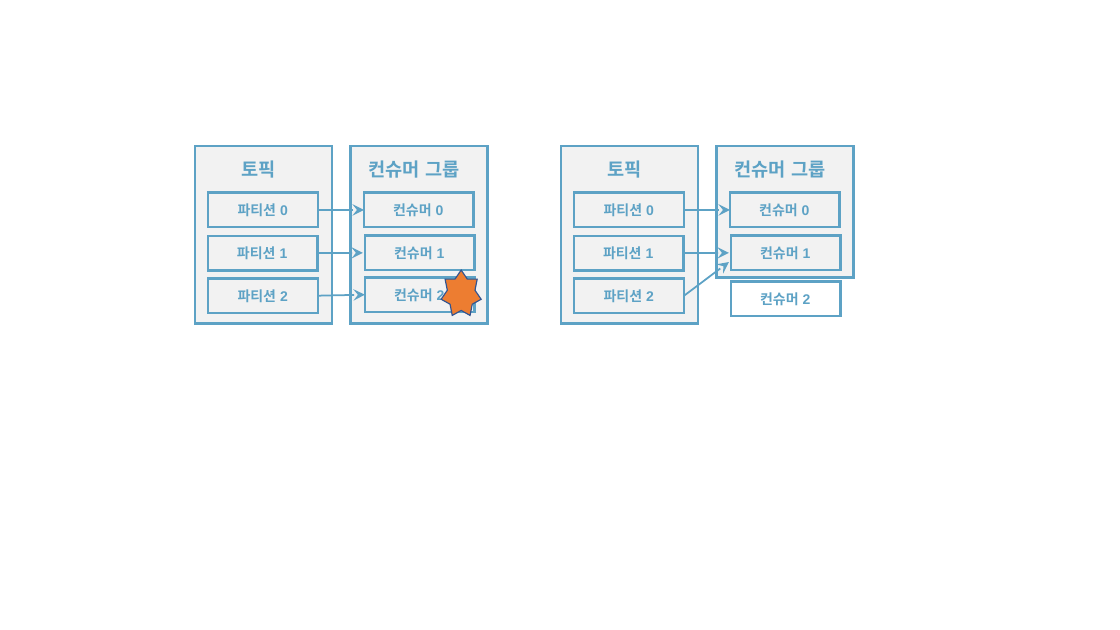
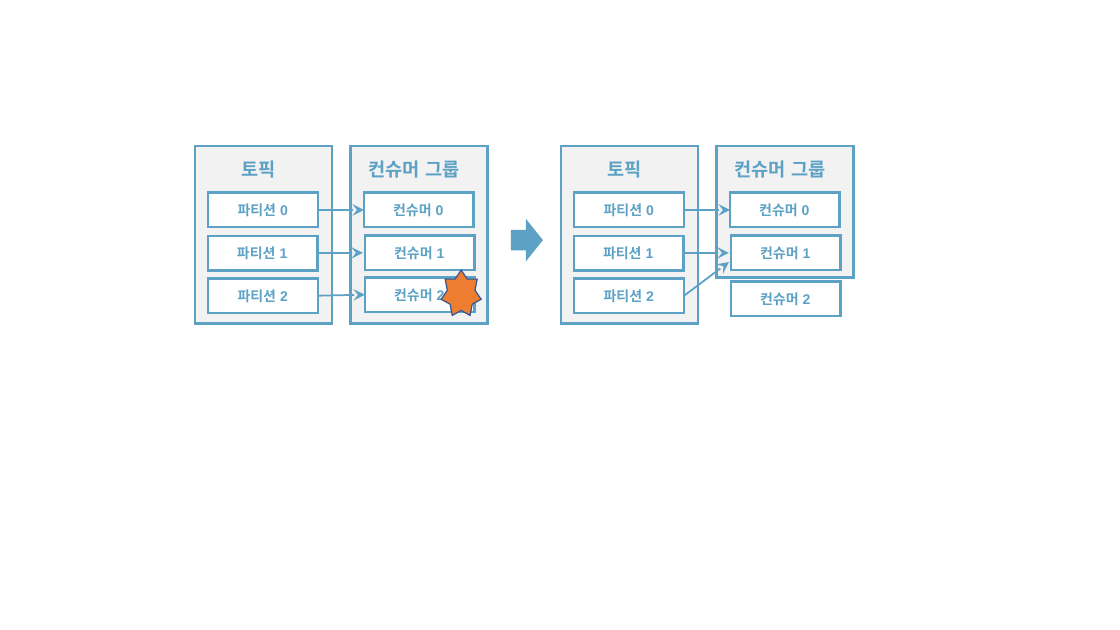
Before and after one commit to rudaks-han/book-summary, a slide deck: slide 18 of 아파치카프카_with자바/ref/프레젠테이션1.pptx. Drawn at 1120x630 pixels with LibreOffice and Linux fonts; fonts in the diff are those of the drawing. Boxes give left, top, right and bottom in pixels: in the first picture for what was removed or moved away, otherwise in the second. Text is boxed around its words. In the diff, an @@ line names an element or a change of style, - is before the commit and + after.

```diff
--- a/아파치카프카_with자바/ref/프레젠테이션1.pptx
+++ b/아파치카프카_with자바/ref/프레젠테이션1.pptx
@@ right arrow added at (x1=512, y1=221, x2=542, y2=259), fill #5DA2C5, outline #5DA2C5 1.5 pt @@
```
Also in this commit, not shown: 4 other slides changed, 1 other file.
